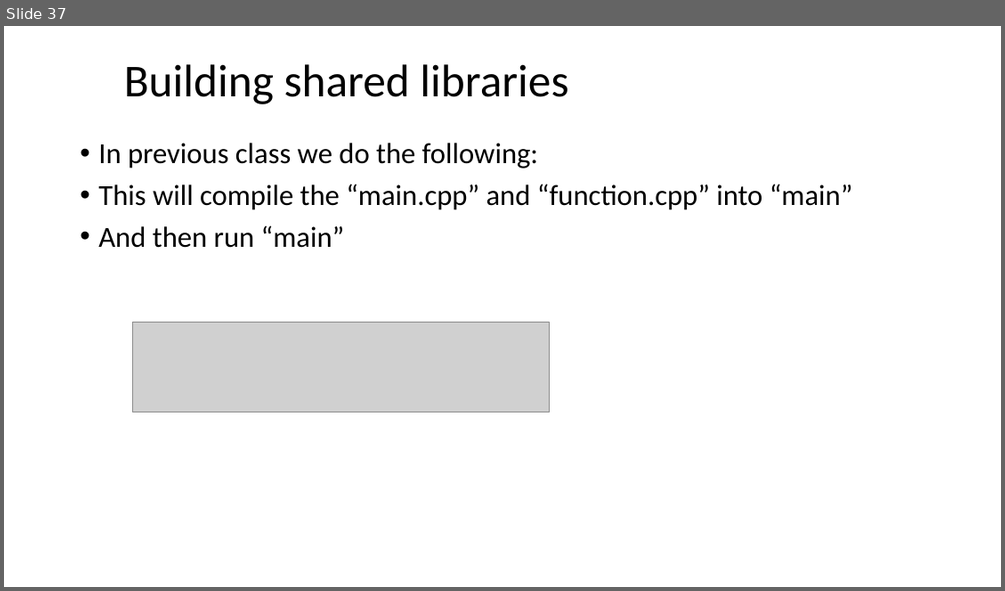
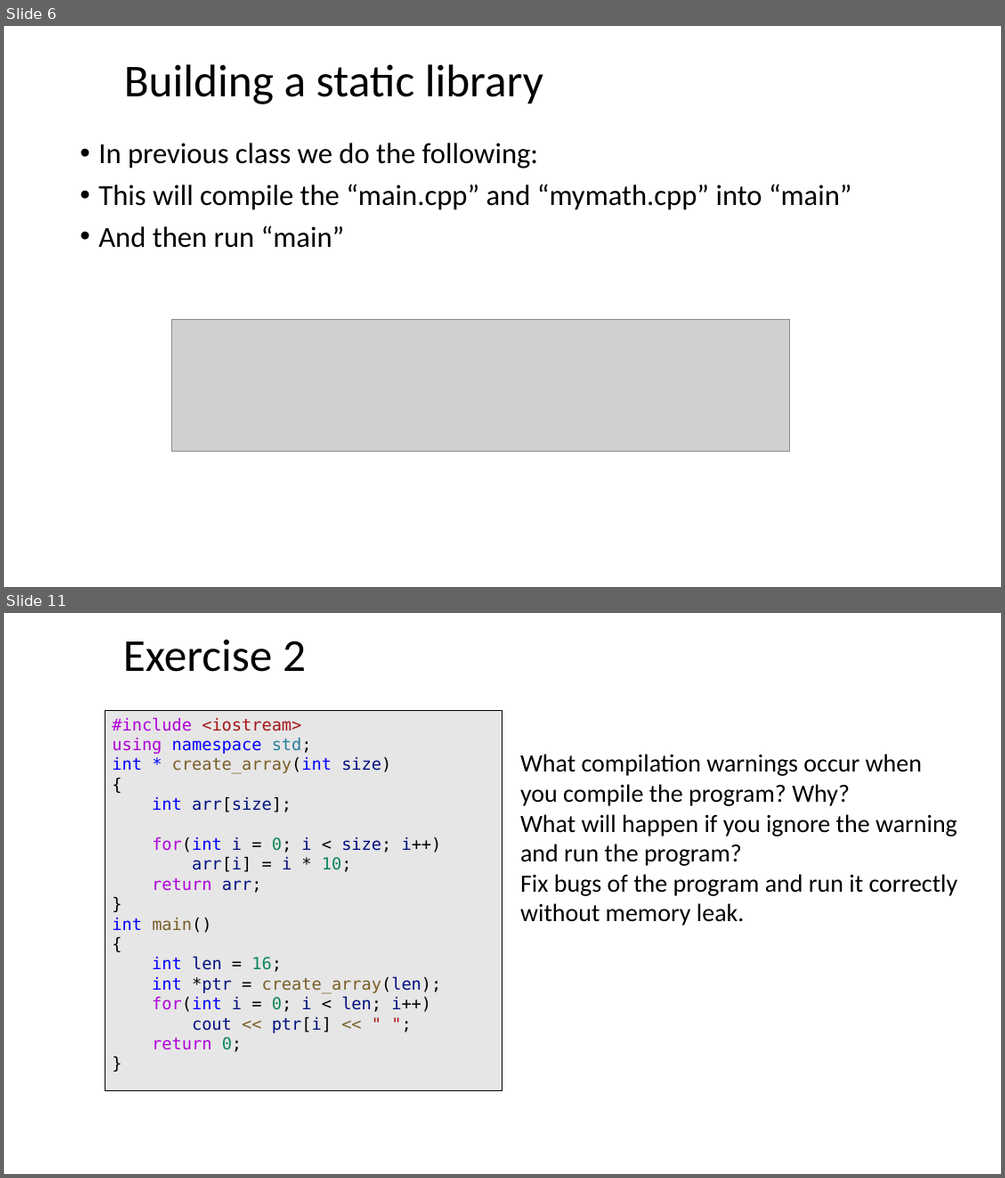
Before and after one commit to ShiqiYu/CPP, a slide deck: week06/Lab06.pptx. Shown one above the other, each under a label of ours: slide 37 before the commit, slides 6 and 11 after it; the slides between them are not shown. The pictures are 1005x591 and 1005x1178 pixels, drawn with LibreOffice and Linux fonts; fonts in the diff are those of the drawing; grey boxes stand for pictures; background and template pictures are left out. Boxes give left, top, right and bottom in pixels: in the first picture for what was removed or moved away, otherwise in the second. Text is boxed around its words. In the diff, an @@ line names an element or a change of style, - is before the commit and + after.

```diff
--- a/week06/Lab06.pptx
+++ b/week06/Lab06.pptx
@@ slide 11 added at box(4, 613, 1001, 1174), background #FFFFFF @@
@@ title added at box(123, 639, 306, 672), 44 pt, text #000000 @@
+Exercise 2
@@ rectangle added at box(105, 710, 502, 1090), fill #E7E6E6, outline #000000 0.75 pt, 16 pt, text #001080 @@
+#include <iostream>
+using namespace std;
+int * create_array(int size)
+{
+int arr[size];
+for(int i = 0; i < size; i++)
+arr[i] = i * 10;
+return arr;
+}
+int main()
+{
+int len = 16;
+int *ptr = create_array(len);
+for(int i = 0; i < len; i++)
+cout << ptr[i] << " ";
+return 0;
+}
@@ text added at box(520, 754, 958, 925), 24 pt, text #000000 @@
+What compilation warnings occur when
+you compile the program? Why?
+What will happen if you ignore the warning
+and run the program?
+Fix bugs of the program and run it correctly
+without memory leak.
@@ what was slide 37 is now slide 6 @@
@@ slide 6 changed as well @@
@@ title at box(124, 64, 543, 104): text changed @@
-Building shared libraries
+Building a static library
@@ text at box(98, 184, 852, 210): text changed @@
-• This will compile the “main.cpp” and “function.cpp” into “main”
+• This will compile the “main.cpp” and “mymath.cpp” into “main”
@@ picture removed at box(133, 321, 549, 412) @@
@@ picture added at box(172, 320, 790, 451) @@
```
Also in this commit, not shown: 3 other slides changed, 8 other slides added, 40 slides removed, 4 other files.
